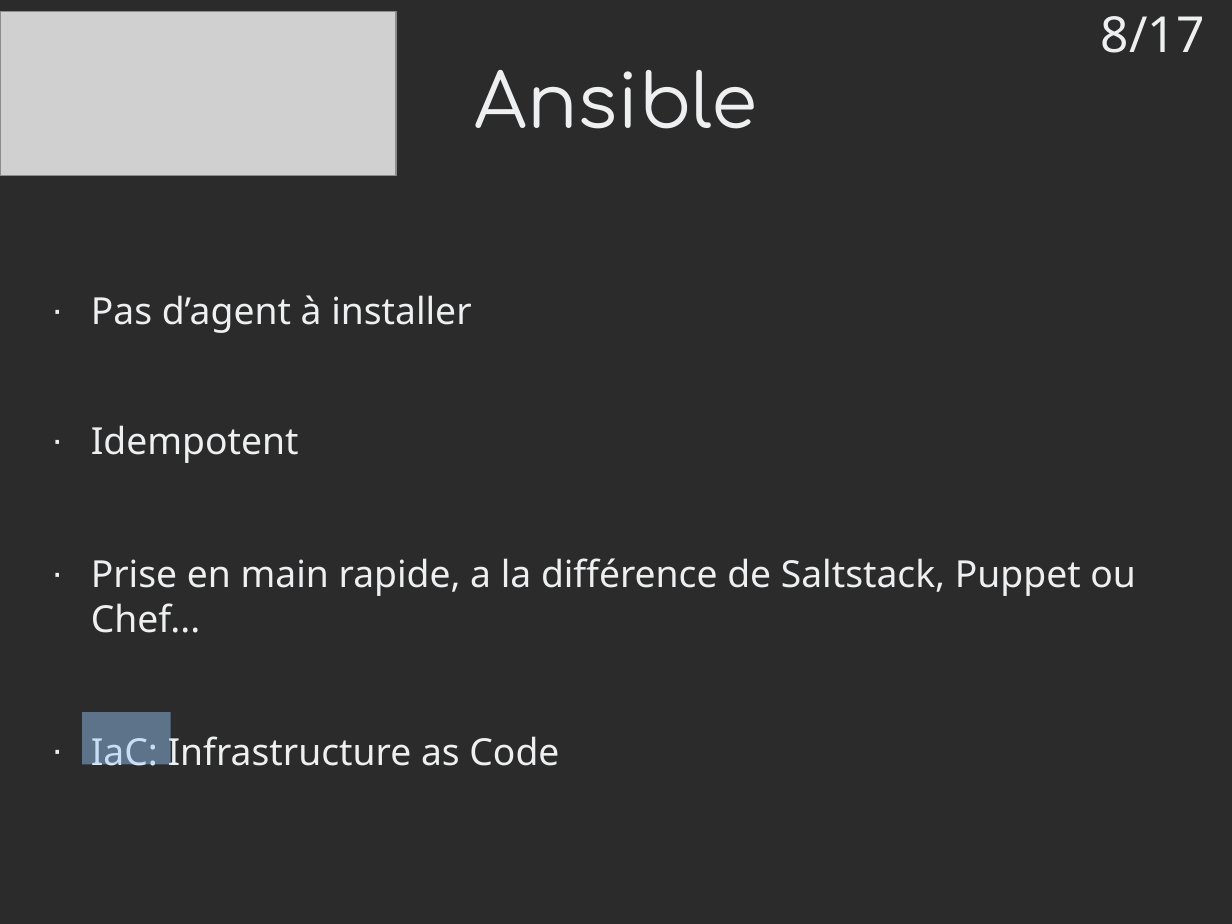
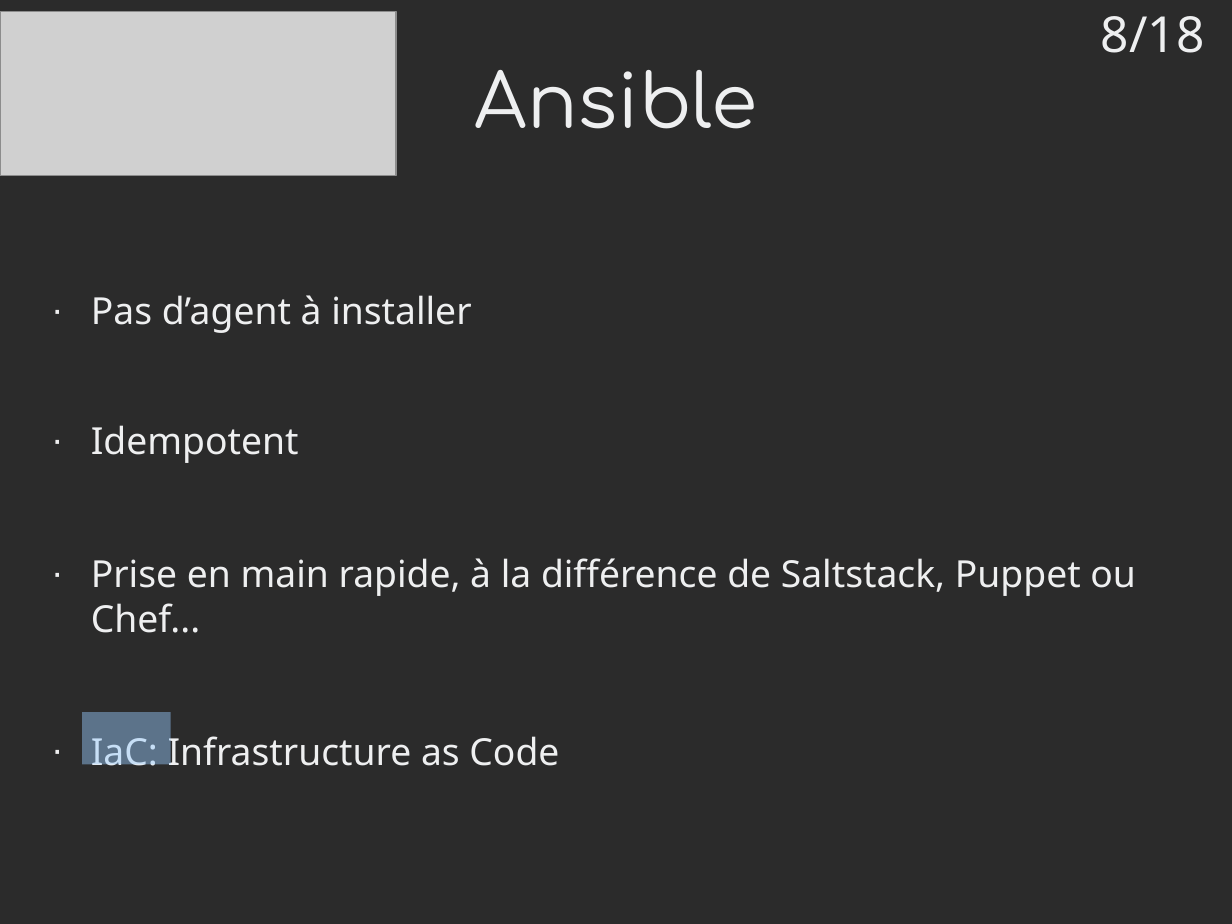
Before and after one commit to mrwormo/rapport_de_stage, a slide deck: slide 8 of files/prez.odp. Drawn at 1232x924 pixels with LibreOffice and Linux fonts; fonts in the diff are those of the drawing; grey boxes stand for pictures; background and template pictures are left out; a plain dark background stands for a picture behind light text. Boxes give left, top, right and bottom in pixels: in the first picture for what was removed or moved away, otherwise in the second. Text is boxed around its words. In the diff, an @@ line names an element or a change of style, - is before the commit and + after.

```diff
--- a/files/prez.odp
+++ b/files/prez.odp
@@ text at (1101, 16, 1205, 53): text changed @@
-8/17
+8/18
@@ text at (91, 558, 1136, 633): text changed @@
-· Prise en main rapide, a la différence de Saltstack, Puppet ou Chef...
+· Prise en main rapide, à la différence de Saltstack, Puppet ou Chef...
```
Also in this commit, not shown: 14 other slides changed, 2 slides added, 1 slide removed, 3 other files.
